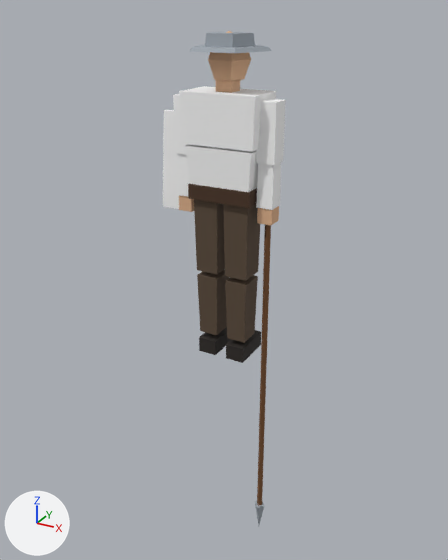
The glTF model game/assets/models/soldier_med_spear_lod1.glb: old version first, new version second.
Rendered twice from a 50 mm lens placed at (1.53, -2.83, 1.87), pointed at (-0.08, 0.11, 0.4). The lights are fixed; the arrows at lower left show +X, +Y and +Z. The first picture is the older version. Vertices at exactly the same position are counted once.

Names of what the first picture shows: 'med_spear_lod1_static'.
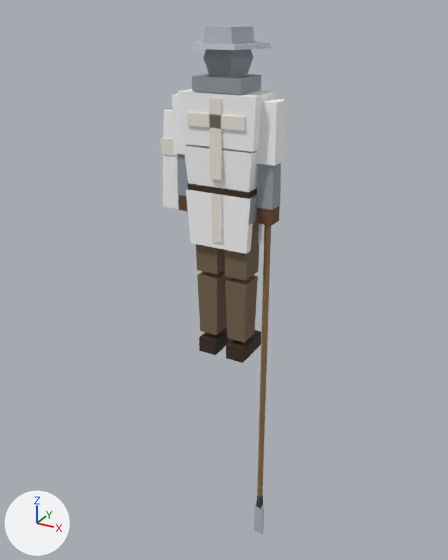
The change in detail:
me_med_spear_lod1_001 is used by ob_med_spear_lod1_static; location (0.0, 0.0, 0.0).
me_med_spear_lod1_001 had 194 vertices, 296 faces and spanned x -0.47..0.29, y -0.16..0.22, z -1.26..1.77.
me_med_spear_lod1_001 now has 320 vertices, 492 faces and spans x -0.47..0.29, y -0.17..0.22, z -1.3..1.79.
me_med_spear_lod1_001 part 1: the loose piece of 8 vertices spanning x -0.18..0.18, y -0.1..0.1, z 0.94..1.02 is scaled about its middle by (1.05, 1.05, 1.75), then moved by (0.0, 0.0, -0.06).
me_med_spear_lod1_001 part 2: the loose piece of 8 vertices spanning x -0.3..-0.22, y 0.09..0.14, z 1.04..1.12 is scaled about its middle by (4.51, 1.06, 3.75), then moved by (0.26, -0.03, -0.24).
me_med_spear_lod1_001 part 3: the loose piece of 8 vertices spanning x 0.19..0.29, y -0.05..0.05, z 1.16..1.46 is scaled about its middle by (3.6, 0.482, 1), then moved by (-0.24, -0.09, -0.47).
me_med_spear_lod1_001 part 4: a new loose piece, a box spanning x -0.032..0.032, y -0.13..-0.118, z 1.07..1.47, in mat_vertexcolour.
me_med_spear_lod1_001 part 5: a new loose piece, a box spanning x -0.16..0.16, y -0.13..-0.118, z 1.327..1.393, in mat_vertexcolour.
me_med_spear_lod1_001 part 6: a new loose piece, a box spanning x -0.03..0.03, y -0.12..-0.108, z 0.73..0.99, in mat_vertexcolour.
me_med_spear_lod1_001 part 7: a new loose piece, a box spanning x -0.18..0.18, y -0.112..0.112, z 0.978..1.023, in mat_vertexcolour.
me_med_spear_lod1_001 part 8: a new loose piece, a UV sphere (5 segments, 4 rings, poles along z) spanning x -0.12..0.12, y -0.11..0.12, z 1.51..1.79, in mat_vertexcolour.
me_med_spear_lod1_001 part 9: the loose piece of 10 vertices spanning x -0.12..0.12, y -0.1..0.14, z 1.68..1.76 is moved by (0.0, -0.01, 0.02).
me_med_spear_lod1_001 part 10: a new loose piece, a box spanning x 0.21..0.27, y -0.007..0.007, z -1.305..-1.065, in mat_vertexcolour.
me_med_spear_lod1_001 part 11: a new loose piece, a box spanning x -0.135..0.135, y -0.12..0.1, z 1.495..1.565, in mat_vertexcolour.
me_med_spear_lod1_001 part 12: the loose piece of 10 vertices spanning x -0.2..0.2, y -0.16..0.22, z 1.68..1.7 is moved by (0.0, -0.01, 0.01).
me_med_spear_lod1_001 part 13: a new loose piece, a 5-sided cut cone along z (radius 0.024 at the low end, 0.02 at the high end) spanning x 0.217..0.263, y -0.019..0.024, z -1.075..-0.995, in mat_vertexcolour.
me_med_spear_lod1_001 part 14: a new loose piece, a box spanning x -0.46..-0.06, y 0.067..0.113, z 1.115..1.205, in mat_vertexcolour.
me_med_spear_lod1_001 part 15: the loose piece of 5 vertices spanning x 0.2..0.28, y -0.04..0.03, z -1.26..-1.06 is deleted.
me_med_spear_lod1_001 part 16: 174 kept faces spanning x -0.28..0.28, y -0.08..0.16, z -1.06..1.77 get new vertex colours.
Other edits to the shape of me_med_spear_lod1_001 do not show in these pictures.

Changed parts and their boxes [x1, y1, x2, y2] in the pictures (448 x 560 px; the box of a moved part takes in the faces that stretch with it):
'med_spear_lod1_static', reshaped: before [163, 31, 286, 525]; after [161, 25, 287, 534]
part 1 of me_med_spear_lod1_001, moved or reshaped: before [188, 183, 257, 208]; after [185, 188, 257, 225]
part 2 of me_med_spear_lod1_001, moved or reshaped (not visible before): after [258, 224, 265, 244]
part 3 of me_med_spear_lod1_001, moved or reshaped: before [256, 99, 286, 165]; after [186, 189, 255, 254]
part 4 of me_med_spear_lod1_001, added: after [209, 98, 222, 180]
part 5 of me_med_spear_lod1_001, added: after [187, 112, 245, 131]
part 6 of me_med_spear_lod1_001, added: after [211, 193, 223, 243]
part 7 of me_med_spear_lod1_001, added (brown): after [187, 183, 257, 199]
part 8 of me_med_spear_lod1_001, added: after [204, 49, 254, 77]
part 9 of me_med_spear_lod1_001, moved or reshaped: before [205, 32, 255, 48]; after [203, 25, 255, 44]
part 10 of me_med_spear_lod1_001, added: after [254, 502, 264, 534]
part 11 of me_med_spear_lod1_001, added: after [192, 73, 261, 94]
part 12 of me_med_spear_lod1_001, moved or reshaped: before [189, 44, 272, 53]; after [187, 41, 272, 50]
part 13 of me_med_spear_lod1_001, added: after [256, 495, 263, 508]
part 14 of me_med_spear_lod1_001, added: after [161, 137, 177, 156]
part 15 of me_med_spear_lod1_001, deleted: before [255, 502, 264, 525]
part 16 of me_med_spear_lod1_001, recoloured: before [177, 31, 281, 506]; after [177, 154, 281, 503]
